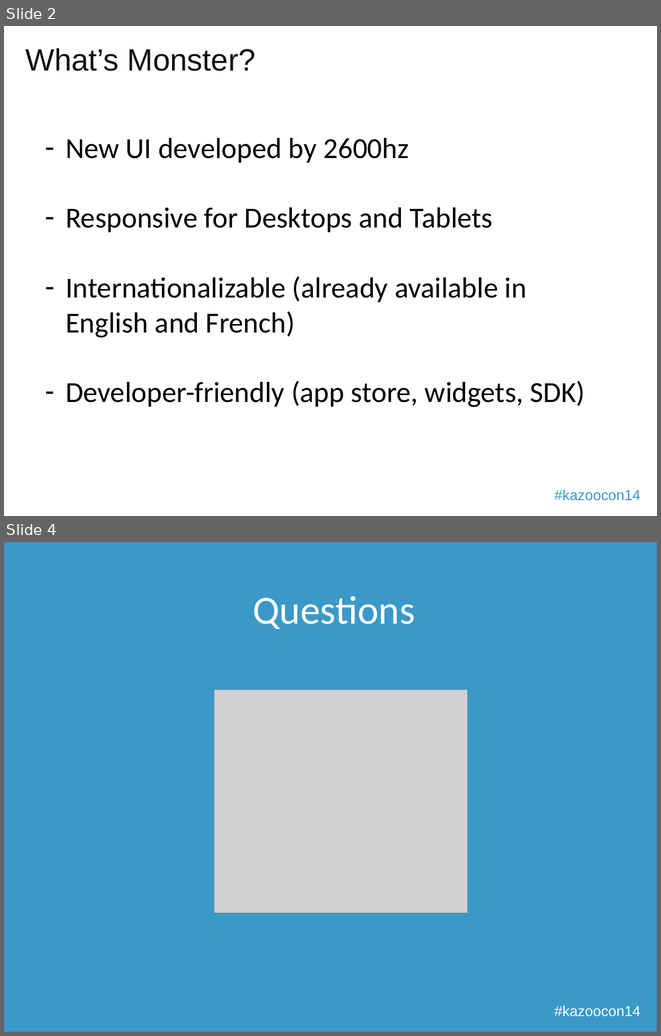
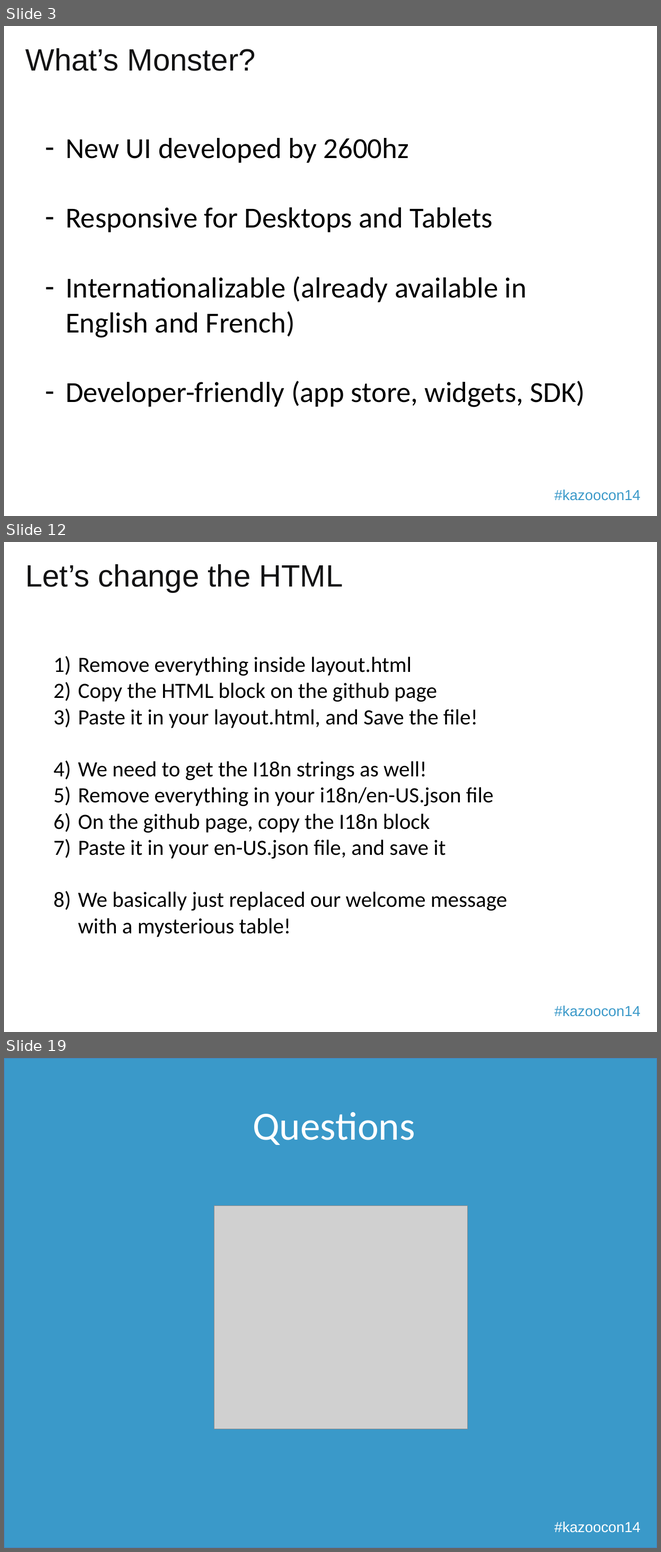
Before and after one commit to 2600hz/monster-ui, a slide deck: apps/demo_done/presentation.pptx. Shown one above the other, each under a label of ours: slides 2 and 4 before the commit, slides 3, 12 and 19 after it; the slides between them are not shown. The pictures are 661x1036 and 661x1552 pixels, drawn with LibreOffice and Linux fonts; fonts in the diff are those of the drawing; grey boxes stand for pictures; background and template pictures are left out; a plain dark background stands for a picture behind light text. Boxes give left, top, right and bottom in pixels: in the first picture for what was removed or moved away, otherwise in the second. Text is boxed around its words. In the diff, an @@ line names an element or a change of style, - is before the commit and + after.

```diff
--- a/apps/demo_done/presentation.pptx
+++ b/apps/demo_done/presentation.pptx
@@ slide 12 added at <box>4,542,657,1032</box>, background picture (left out); not listed: 1 template element that a slide beside it also shows @@
@@ title added at <box>25,564,343,592</box>, 34 pt, text #121213 @@
+Let’s change the HTML
@@ text added at <box>78,656,507,937</box>, 24 pt, text #000000 @@
+1) Remove everything inside layout.html
+2) Copy the HTML block on the github page
+3) Paste it in your layout.html, and Save the file!
+4) We need to get the I18n strings as well!
+5) Remove everything in your i18n/en-US.json file
+6) On the github page, copy the I18n block
+7) Paste it in your en-US.json file, and save it
+8) We basically just replaced our welcome message with a mysterious table!
@@ what was slide 2 is now slide 3 @@
@@ what was slide 4 is now slide 19 @@
```
Also in this commit, not shown: 2 slides changed, 15 other slides added, 1 slide removed.
